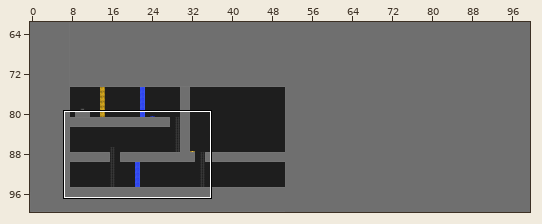
Tiled map -- maps/level_3.tmx. Above, an overview of the earlier version with the close-up marked.
Close-up. Before the commit:
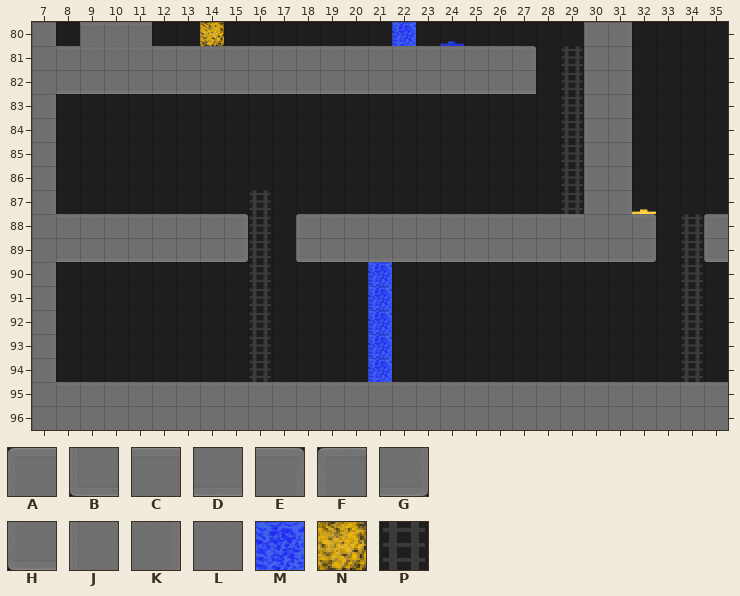
Cells are 128x128 px. Shown: x 7..35, y 80..96. The commit also changed other parts of the map, which this record leaves out.
Key: from "Tiles": A 156 "ConcreteLeft", B 156 flipped up-down "ConcreteLeft", C 157 "ConcreteMid", D 157 flipped up-down "ConcreteMid", E 158 "ConcreteRight", F 158 flipped left-right "ConcreteRight", G 158 flipped up-down "ConcreteRight", H 158 turned 180 "ConcreteRight", J 160 "ConcreteSide", K 160 flipped left-right "ConcreteSide", L 161 "Concrete", M 167 "1", N 168 "2", P 170 "Ladder".
_ is an empty cell.
Layers that did not change in this view are not listed.
Layer "Platforms" before, first column x 7:
80 K______________________JK____
81 LCCCCCCCCCCCCCCCCCCCE__JK____
82 LDDDDDDDDDDDDDDDDDDDD__JK____
83 K______________________JK____
84 K______________________JK____
85 K______________________JK____
86 K______________________JK____
87 K______________________JK____
88 LCCCCCCCE__ACCCCCCCCCCCLLE__F
89 LDDDDDDDG__BDDDDDDDDDDDDDG__H
90 K____________________________
91 K____________________________
92 K____________________________
93 K____________________________
94 K____________________________
95 LCCCCCCCCCCCCCCCCCC_CCCCCCCCC
96 LLLLLLLLLLLLLLLLLLLLLLLLLLLLL
Layer "Ladders #2" before, first column x 7:
80 _____________________________
81 ______________________P______
82 ______________________P______
83 ______________________P______
84 ______________________P______
85 ______________________P______
86 ______________________P______
87 _________P____________P______
88 _________P_________________P_
89 _________P_________________P_
90 _________P_________________P_
91 _________P_________________P_
92 _________P_________________P_
93 _________P_________________P_
94 _________P_________________P_
95 _____________________________
96 _____________________________
Layer "Don't Touch" before, first column x 7:
80 _______N_______M_____________
81 _____________________________
82 _____________________________
83 _____________________________
84 _____________________________
85 _____________________________
86 _____________________________
87 _____________________________
88 _____________________________
89 _____________________________
90 ______________M______________
91 ______________M______________
92 ______________M______________
93 ______________M______________
94 ______________M______________
95 ___________________C_________
96 _____________________________
Once edited:
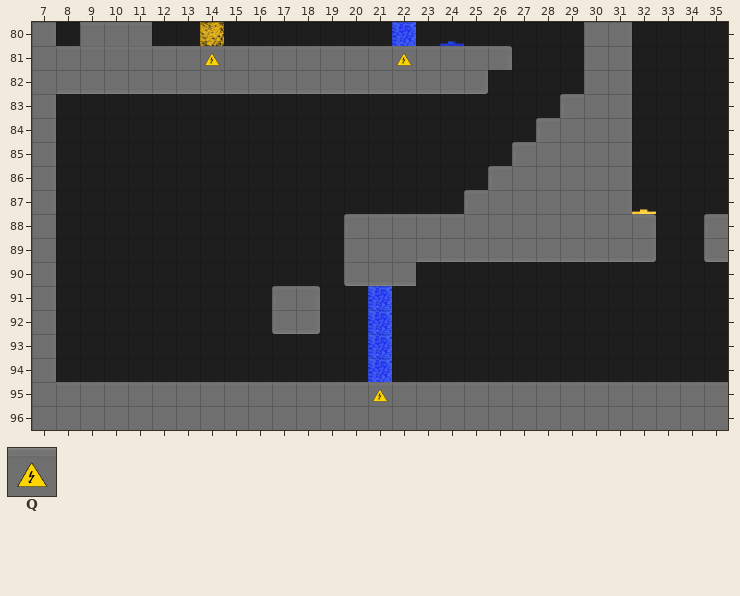
Further tiles: from "Tiles": Q 162 "ConcreteElectric".
See-through tiles are keyed as they look on the map.
Changes in this commit:
Changed rows in their new state; . is an unchanged cell.
Layer "Platforms":
first column x 8:
81 ......_......._...._..
82 ..................__..
83 .....................F
84 ....................FL
85 ...................FLL
86 ..................FLLL
87 .................FLLLL
88 ________..__..........
89 ________..__..........
90 ............HDD.......
91 .........FE...........
92 .........HG...........
95 ............._........
Layer "Ladders #2" (removed):
first column x 16:
81 ............._.....
82 ............._.....
83 ............._.....
84 ............._.....
85 ............._.....
86 ............._.....
87 _............_.....
88 _................._
89 _................._
90 _................._
91 _................._
92 _................._
93 _................._
94 _................._
Layer "Don't Touch":
first column x 14:
81 Q.......Q
first column x 21:
90 _
first column x 21:
95 Q
Where, in picture pixels (left, top, right, bottom), the same in both close-ups:
changed: (204, 53, 220, 66)
changed: (396, 53, 412, 66)
changed: (464, 46, 584, 214)
changed: (56, 190, 416, 382)
removed: (681, 214, 703, 382)
changed: (372, 389, 388, 402)
